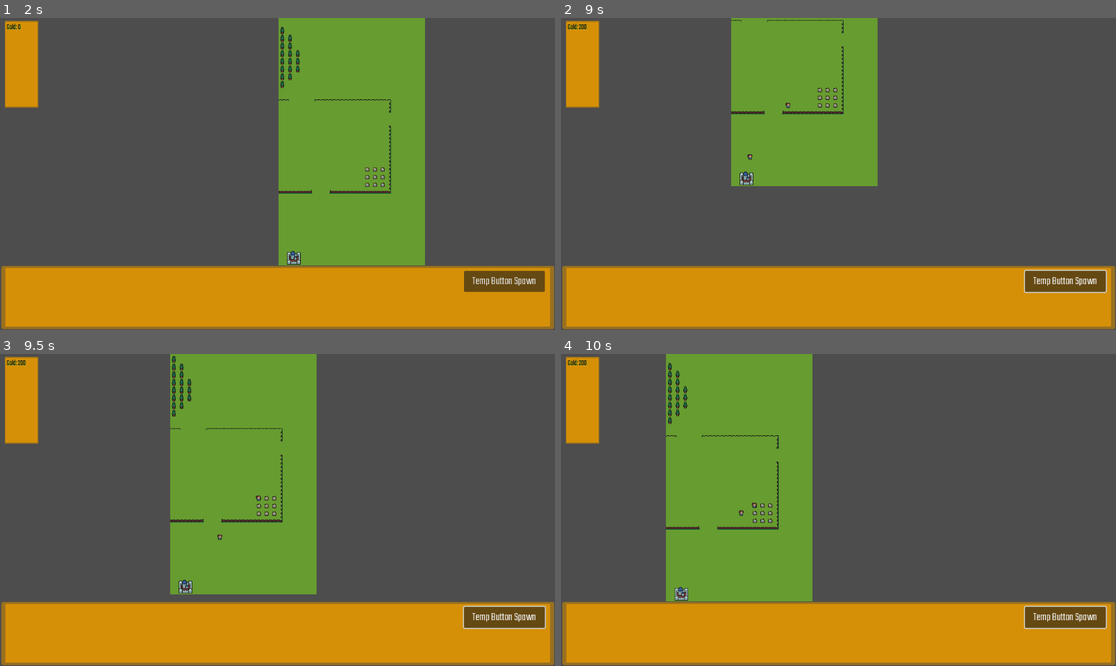
Above: before the commit, frames 1-4 (two rows, left to right).
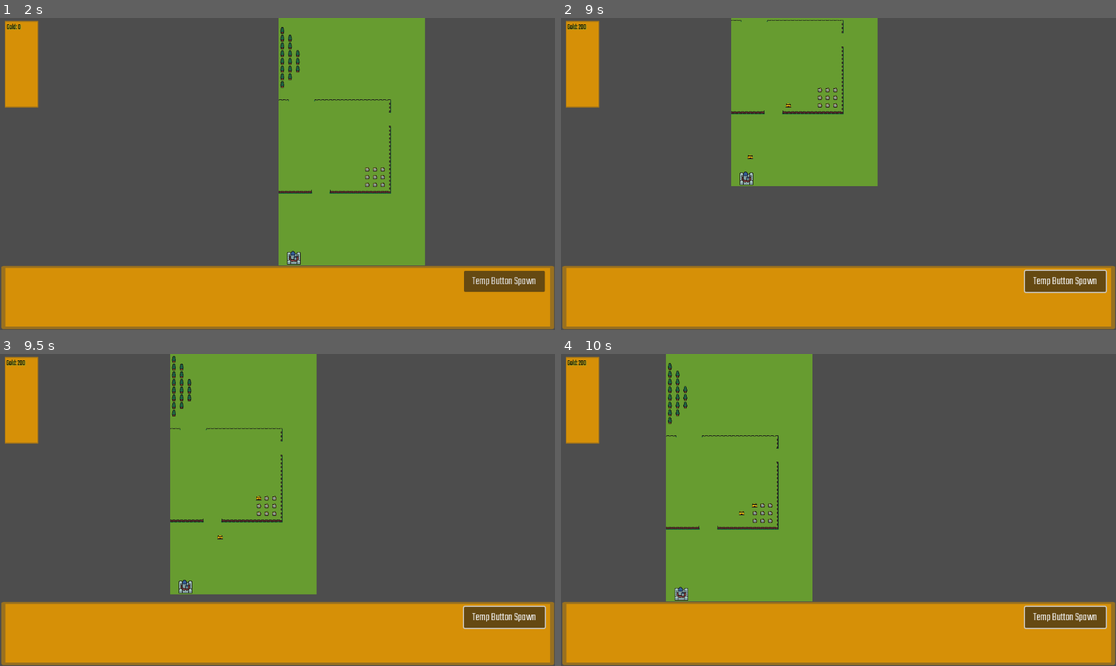
Above: after the commit, the same moments.

Repository: AndreastiUia/BachelorProject
Game: Godot game, scene res://Scenes/menu.tscn
Two runs of this game, one before a commit and one after it. Both use one fixed random seed, a clock stepped at 60 frames per second and the inputs below. The engine's default icon, where the game draws it, is replaced by a stand-in: a white triangle on a blue panel in a dark square.
Inputs (mouse positions are in pixels of both pictures, inside the frame that each line leads up to):
- Up to frame 1 (2 s): click "Options" at 0.5 s; click "Start" at 1.25 s
- Up to frame 2 (9 s): click "Temp Button Spawn" at 2 s; tap Enter at 2.75 s; move the mouse to (960, 158) at 2.77 s; press the mouse at (960, 158) at 2.78 s; hold Right (ui_right) 2.78-3.53 s; move the mouse to (727, 189) at 3.52 s; release the mouse at (727, 189) at 3.53 s; hold Down (ui_down) 3.53-4.28 s; tap Mouse wheel up (zoom+) at 3.6, 8.1 s; move the mouse to (894, 105) at 4.27 s; hold Right (ui_right) 4.28-5.03 s; hold Mouse wheel down (zoom-) 4.28-5.03 s; move the mouse to (810, 236) at 5.02 s; hold Up (ui_up) 5.03-5.78 s; click (810, 236) at 5.1 s; move the mouse to (1005, 220) at 5.77 s; hold Mouse wheel up (zoom+) 5.78-6.53 s; hold Left (ui_left) 5.78-7.28 s; move the mouse to (672, 127) at 6.52 s; tap Mouse wheel down (zoom-) at 6.6 s; move the mouse to (866, 174) at 7.27 s; press the mouse at (866, 174) at 7.28 s; hold Down (ui_down) 7.28-8.03 s; move the mouse to (755, 96) at 8.02 s; release the mouse at (755, 96) at 8.03 s; hold Right (ui_right) 8.03-8.78 s; move the mouse to (960, 158) at 8.77 s; hold Up (ui_up) from 8.78 s (still down); hold Mouse wheel down (zoom-) from 8.78 s (still down)
- Up to frame 3 (9.5 s): keep holding Up (ui_up); keep holding Mouse wheel down (zoom-)
- Up to frame 4 (10 s): move the mouse to (727, 525) at 9.52 s; release Up (ui_up) at 9.53 s; release Mouse wheel down (zoom-) at 9.53 s; hold Right (ui_right) from 9.53 s (still down); click (727, 525) at 9.6 s

Frame 1 is identical in both runs. In frame 2, less than 0.1% of the frame differs, in the area x 1-42%, y 1-46%; in frame 3, less than 0.1%; in frame 4, less than 0.1%.

Commit message:
Scaling fixes

Diff:
--- a/Scenes/World.tscn
+++ b/Scenes/World.tscn
@@ -161,10 +161,13 @@
 text = "Temp Button Spawn"
 
 [node name="SideGUI" type="NinePatchRect" parent="Camera2D/GUI"]
+anchors_preset = -1
+anchor_right = 0.073
+anchor_bottom = 0.293
 offset_left = 5.0
 offset_top = 1.0
-offset_right = 84.0
-offset_bottom = 190.0
+offset_right = -0.0960083
+offset_bottom = 0.135986
 texture = ExtResource("7_bdgie")
 patch_margin_left = 4
 patch_margin_top = 4
@@ -179,7 +182,7 @@
 offset_left = 9.0
 offset_top = 6.0
 offset_right = -31.0
-offset_bottom = -159.0
+offset_bottom = -158.0
 grow_horizontal = 2
 grow_vertical = 2
 theme_override_colors/font_color = Color(0, 0, 0, 1)
--- a/Scenes/bot.tscn
+++ b/Scenes/bot.tscn
@@ -1,14 +1,64 @@
-[gd_scene load_steps=5 format=3 uid="uid://cuhi4t00wx2iu"]
+[gd_scene load_steps=12 format=3 uid="uid://cuhi4t00wx2iu"]
 
 [ext_resource type="Script" path="res://Scripts/bot.gd" id="1_bmq70"]
-[ext_resource type="Texture2D" uid="uid://cfjo1jnl5l27e" path="res://External Resources/tinyFantazyTileSet/tiny fantasy rpg_strategy.png" id="2_mwl36"]
+[ext_resource type="Texture2D" uid="uid://cq5gwt08d2ev1" path="res://Sprites/Bot/botsprite_left_idle.png" id="3_vhjvu"]
+[ext_resource type="Texture2D" uid="uid://ue5pjgbpl2fn" path="res://Sprites/Bot/botsprite_right_idle.png" id="4_ohab4"]
+[ext_resource type="Texture2D" uid="uid://6wei4smbnvsw" path="res://Sprites/Bot/botsprite_left_0.png" id="5_1vg1p"]
+[ext_resource type="Texture2D" uid="uid://d3al7j1fhsjif" path="res://Sprites/Bot/botsprite_left_1.png" id="6_d6goi"]
+[ext_resource type="Texture2D" uid="uid://dh0py3fdnppn3" path="res://Sprites/Bot/botsprite_left_2.png" id="7_qdiet"]
+[ext_resource type="Texture2D" uid="uid://dfpxkmf6vsf68" path="res://Sprites/Bot/botsprite_right_0.png" id="8_sfma6"]
+[ext_resource type="Texture2D" uid="uid://ddtx4yvs8p2l6" path="res://Sprites/Bot/botsprite_right_1.png" id="9_utsi4"]
+[ext_resource type="Texture2D" uid="uid://hxb5bopn3l70" path="res://Sprites/Bot/botsprite_right_3.png" id="10_sxtvm"]
 
 [sub_resource type="RectangleShape2D" id="RectangleShape2D_fbhmt"]
-size = Vector2(11, 12)
+size = Vector2(12, 11)
 
-[sub_resource type="AtlasTexture" id="AtlasTexture_md5yk"]
-atlas = ExtResource("2_mwl36")
-region = Rect2(64, 0, 16, 16)
+[sub_resource type="SpriteFrames" id="SpriteFrames_dmixi"]
+animations = [{
+"frames": [{
+"duration": 1.0,
+"texture": ExtResource("3_vhjvu")
+}],
+"loop": true,
+"name": &"idle_left",
+"speed": 5.0
+}, {
+"frames": [{
+"duration": 1.0,
+"texture": ExtResource("4_ohab4")
+}],
+"loop": true,
+"name": &"idle_right",
+"speed": 5.0
+}, {
+"frames": [{
+"duration": 1.0,
+"texture": ExtResource("5_1vg1p")
+}, {
+"duration": 1.0,
+"texture": ExtResource("6_d6goi")
+}, {
+"duration": 1.0,
+"texture": ExtResource("7_qdiet")
+}],
+"loop": true,
+"name": &"left",
+"speed": 8.0
+}, {
+"frames": [{
+"duration": 1.0,
+"texture": ExtResource("8_sfma6")
+}, {
+"duration": 1.0,
+"texture": ExtResource("9_utsi4")
+}, {
+"duration": 1.0,
+"texture": ExtResource("10_sxtvm")
+}],
+"loop": true,
+"name": &"right",
+"speed": 8.0
+}]
 
 [node name="Bot" type="Node2D"]
 script = ExtResource("1_bmq70")
@@ -16,9 +66,18 @@
 [node name="bot" type="CharacterBody2D" parent="."]
 
 [node name="CollisionShape2D" type="CollisionShape2D" parent="bot"]
+position = Vector2(0, 0.5)
 shape = SubResource("RectangleShape2D_fbhmt")
 
-[node name="Sprite2D" type="Sprite2D" parent="."]
-position = Vector2(3.05176e-05, 3.05176e-05)
-scale = Vector2(1, 0.954772)
-texture = SubResource("AtlasTexture_md5yk")
+[node name="Sprite2D" type="Sprite2D" parent="bot"]
+position = Vector2(0, -1)
+scale = Vector2(0.0374999, 0.0386931)
+texture = ExtResource("4_ohab4")
+
+[node name="AnimatedSprite2D" type="AnimatedSprite2D" parent="bot"]
+visible = false
+position = Vector2(21, 15)
+scale = Vector2(0.0640625, 0.0640625)
+sprite_frames = SubResource("SpriteFrames_dmixi")
+animation = &"idle_left"
+frame_progress = 0.415288
--- a/Scenes/menu.tscn
+++ b/Scenes/menu.tscn
@@ -23,21 +23,27 @@
 
 [node name="Control" type="Control" parent="."]
 anchors_preset = 0
-offset_right = 40.0
-offset_bottom = 40.0
+offset_right = 1152.0
+offset_bottom = 647.0
 
-[node name="ColorRect" type="ColorRect" parent="Control"]
-layout_mode = 0
-offset_right = 1151.0
-offset_bottom = 650.0
+[node name="Background" type="CanvasLayer" parent="."]
+
+[node name="ColorRect" type="ColorRect" parent="Background"]
+anchors_preset = -1
+anchor_right = 0.999
+anchor_bottom = 1.0
+offset_left = 1.0
+offset_top = -1.0
+offset_right = 1.15186
+offset_bottom = 2.0
 color = Color(0.372549, 0.235294, 0.0705882, 1)
 
-[node name="Icon" type="Sprite2D" parent="Control/ColorRect"]
+[node name="Icon" type="Sprite2D" parent="Background/ColorRect"]
 position = Vector2(1070, 585)
 scale = Vector2(0.679688, 0.671875)
 texture = ExtResource("2_kl8rn")
 
-[node name="Godot_Label" type="Label" parent="Control/ColorRect"]
+[node name="Godot_Label" type="Label" parent="Background/ColorRect"]
 layout_mode = 0
 offset_left = 1035.0
 offset_top = 513.0
@@ -47,12 +53,12 @@
 theme_override_font_sizes/font_size = 25
 text = "Made with"
 
-[node name="Sprite2D" type="Sprite2D" parent="Control/ColorRect"]
+[node name="MonkeIcon" type="Sprite2D" parent="Background/ColorRect"]
 position = Vector2(1074, 444)
 scale = Vector2(0.107031, 0.102344)
 texture = ExtResource("4_4risx")
 
-[node name="Monkey_label" type="Label" parent="Control/ColorRect"]
+[node name="Monkey_label" type="Label" parent="Background/ColorRect"]
 layout_mode = 0
 offset_left = 1045.0
 offset_top = 371.0
@@ -62,18 +68,18 @@
 theme_override_font_sizes/font_size = 25
 text = "Made by"
 
-[node name="VBoxContainer" type="VBoxContainer" parent="Control"]
-layout_mode = 1
+[node name="VBoxContainer" type="VBoxContainer" parent="Background"]
 anchors_preset = -1
-offset_left = 54.0
-offset_top = 399.0
-offset_right = 175.0
-offset_bottom = 594.0
+anchor_bottom = 1.0
+offset_left = 55.0
+offset_top = 398.0
+offset_right = 176.0
+offset_bottom = -55.0
 grow_horizontal = 2
 grow_vertical = 2
 theme_override_constants/separation = 9
 
-[node name="StartButton" type="Button" parent="Control/VBoxContainer"]
+[node name="StartButton" type="Button" parent="Background/VBoxContainer"]
 layout_mode = 2
 focus_neighbor_top = NodePath("../QuitButton")
 theme = SubResource("Theme_1eteu")
@@ -83,13 +89,13 @@
 text = "Start
 "
 
-[node name="OptionsButton" type="Button" parent="Control/VBoxContainer"]
+[node name="OptionsButton" type="Button" parent="Background/VBoxContainer"]
 layout_mode = 2
 theme_override_fonts/font = ExtResource("3_eese3")
 theme_override_font_sizes/font_size = 35
 text = "Options"
 
-[node name="QuitButton" type="Button" parent="Control/VBoxContainer"]
+[node name="QuitButton" type="Button" parent="Background/VBoxContainer"]
 layout_mode = 2
 focus_neighbor_bottom = NodePath("../StartButton")
 theme_override_fonts/font = ExtResource("3_eese3")
@@ -97,5 +103,5 @@
 text = "Quit
 "
 
-[connection signal="pressed" from="Control/VBoxContainer/StartButton" to="." method="_on_start_button_pressed"]
-[connection signal="pressed" from="Control/VBoxContainer/QuitButton" to="." method="_on_quit_button_pressed"]
+[connection signal="pressed" from="Background/VBoxContainer/StartButton" to="." method="_on_start_button_pressed"]
+[connection signal="pressed" from="Background/VBoxContainer/QuitButton" to="." method="_on_quit_button_pressed"]
--- a/Scripts/Camera2D.gd
+++ b/Scripts/Camera2D.gd
@@ -7,7 +7,7 @@
 
 var camera_zoom = 0.5
 var min_zoom = 1.0
-var max_zoom = 1.3
+var max_zoom = 1.7	#1.3
 
 func _input(input):
 	if input.is_action_pressed("zoom+"):
--- a/Scripts/menu.gd
+++ b/Scripts/menu.gd
@@ -3,7 +3,7 @@
 
 # Called when the node enters the scene tree for the first time.
 func _ready():
-	$Control/VBoxContainer/StartButton.grab_focus()
+	$Background/VBoxContainer/StartButton.grab_focus()
 
 
 # Called every frame. 'delta' is the elapsed time since the previous frame.
